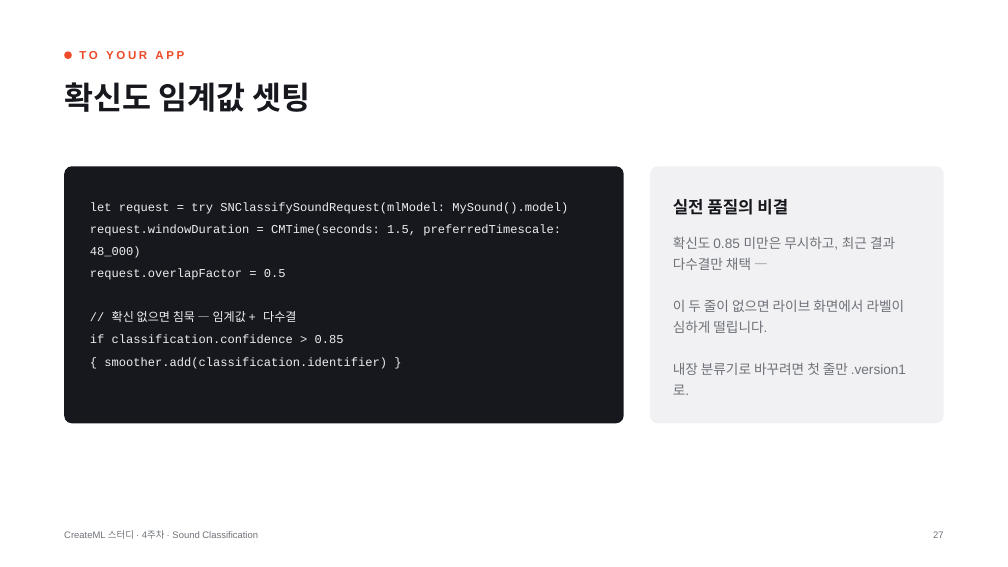
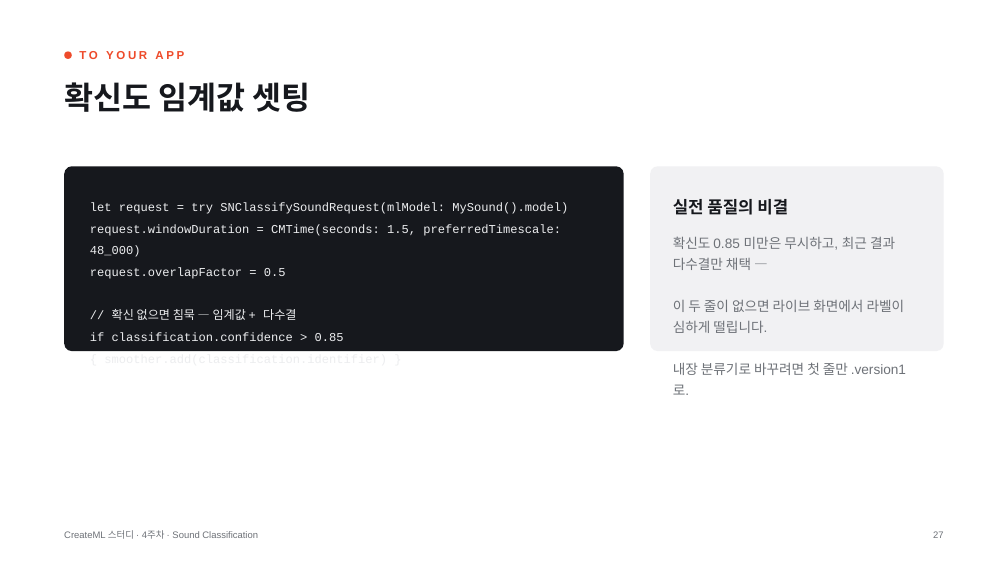
Before and after one commit to jsonpassion/techmap-createml-sound, a slide deck: slide 39 of deck/TechMap_CreateML_Sound.pptx. Drawn at 1008x567 pixels with LibreOffice and Linux fonts; fonts in the diff are those of the drawing. Boxes give left, top, right and bottom in pixels: in the first picture for what was removed or moved away, otherwise in the second. Text is boxed around its words. In the diff, an @@ line names an element or a change of style, - is before the commit and + after.

```diff
--- a/deck/TechMap_CreateML_Sound.pptx
+++ b/deck/TechMap_CreateML_Sound.pptx
@@ rounded rectangle: place and size @@
-rounded rectangle at <box>64,166,624,423</box>
+rounded rectangle at <box>64,166,624,351</box>
@@ rounded rectangle at <box>64,166,624,351</box>: proportions changed @@
@@ text "let request = try SNClassifySoundRequest(mlModel: ..." at <box>90,202,568,341</box>: line spacing 21pt to 20.7pt @@
```
Also in this commit, not shown: 3 other slides changed, 2 slides added, 7 other files.
